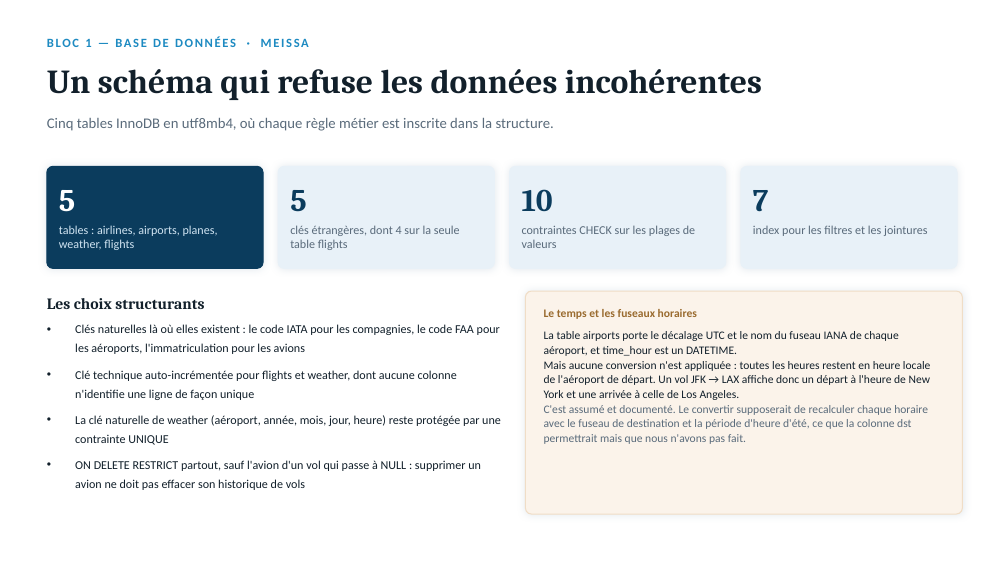
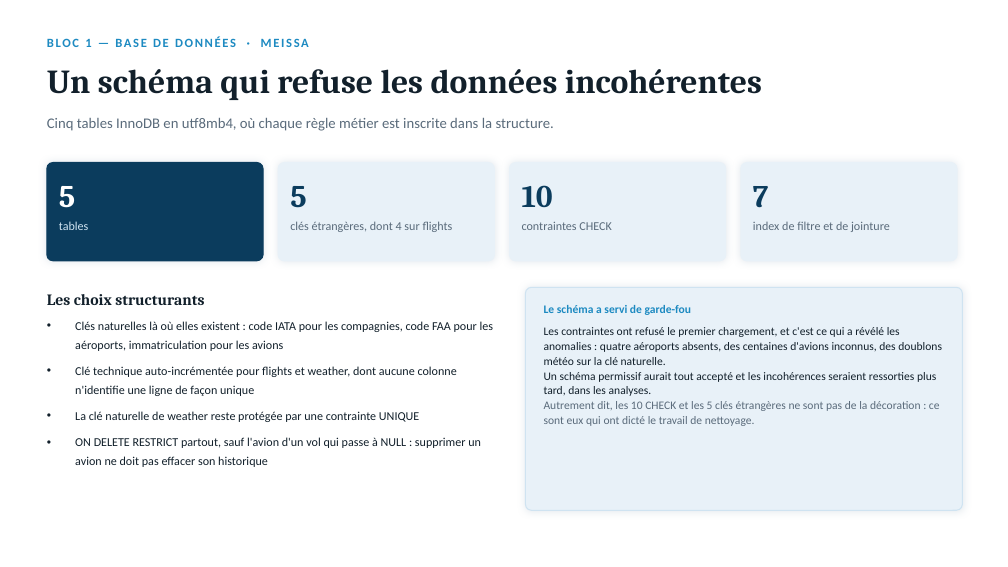
Before and after one commit to Salmabentisse/trafic-aerien-adp, a slide deck: slide 4 of presentation/Trafic_Aerien_ADP_presentation.pptx (slide 5 before the commit). Drawn at 1008x567 pixels with LibreOffice and Linux fonts; fonts in the diff are those of the drawing. Boxes give left, top, right and bottom in pixels: in the first picture for what was removed or moved away, otherwise in the second. Text is boxed around its words. In the diff, an @@ line names an element or a change of style, - is before the commit and + after.

```diff
--- a/presentation/Trafic_Aerien_ADP_presentation.pptx
+++ b/presentation/Trafic_Aerien_ADP_presentation.pptx
@@ rounded rectangle: place and size @@
-rounded rectangle at box(47, 166, 263, 268)
+rounded rectangle at box(47, 163, 263, 261)
@@ proportions changed in 4 elements at box(510, 163, 726, 261), box(741, 163, 957, 261), box(47, 163, 263, 261), box(278, 163, 495, 261) @@
@@ rounded rectangle: place and size @@
-rounded rectangle at box(278, 166, 495, 268)
+rounded rectangle at box(278, 163, 495, 261)
@@ rounded rectangle: place and size @@
-rounded rectangle at box(510, 166, 726, 268)
+rounded rectangle at box(510, 163, 726, 261)
@@ rounded rectangle: place and size @@
-rounded rectangle at box(741, 166, 957, 268)
+rounded rectangle at box(741, 163, 957, 261)
@@ text at box(59, 221, 89, 230): text changed @@
-tables : airlines, airports, planes, weather, flights
+tables
@@ text at box(290, 221, 453, 232): text changed @@
-clés étrangères, dont 4 sur la seule table flights
+clés étrangères, dont 4 sur flights
@@ text at box(522, 222, 611, 230): text changed @@
-contraintes CHECK sur les plages de valeurs
+contraintes CHECK
@@ text at box(753, 222, 890, 232): text changed @@
-index pour les filtres et les jointures
+index de filtre et de jointure
@@ 5 texts, 1 rounded rectangle: place and size @@
-5 texts, 1 rounded rectangle at box(47, 189, 963, 514)
+5 texts, 1 rounded rectangle at box(47, 185, 963, 510)
@@ rounded rectangle at box(526, 287, 963, 510): fill #FBF3EA to #E8F1F8; outline #F0DDC6 1 pt to #CFE3F1 1 pt @@
@@ text at box(75, 321, 494, 351): text changed @@
-• Clés naturelles là où elles existent : le code IATA pour les compagnies, le code FAA pour les aéroports, l'immatriculation pour les avions
+• Clés naturelles là où elles existent : code IATA pour les compagnies, code FAA pour les aéroports, immatriculation pour les avions
@@ text at box(544, 327, 942, 426): text changed @@
-La table airports porte le décalage UTC et le nom du fuseau IANA de chaque aéroport, et time_hour est un DATETIME.
-Mais aucune conversion n'est appliquée : toutes les heures restent en heure locale de l'aéroport de départ. Un vol JFK → LAX affiche donc un départ à l'heure de New York et une arrivée à celle de Los Angeles.
-C'est assumé et documenté. Le convertir supposerait de recalculer chaque horaire avec le fuseau de destination et la période d'heure d'été, ce que la colonne dst permettrait mais que nous n'avons pas fait.
+Les contraintes ont refusé le premier chargement, et c'est ce qui a révélé les anomalies : quatre aéroports absents, des centaines d'avions inconnus, des doublons météo sur la clé naturelle.
+Un schéma permissif aurait tout accepté et les incohérences seraient ressorties plus tard, dans les analyses.
+Autrement dit, les 10 CHECK et les 5 clés étrangères ne sont pas de la décoration : ce sont eux qui ont dicté le travail de nettoyage.
@@ text at box(544, 305, 691, 315): text changed; text colour #9A6B2F to #1D8AC1 @@
-Le temps et les fuseaux horaires
+Le schéma a servi de garde-fou
@@ text at box(75, 411, 481, 467): text changed @@
-• La clé naturelle de weather (aéroport, année, mois, jour, heure) reste protégée par une contrainte UNIQUE
-• ON DELETE RESTRICT partout, sauf l'avion d'un vol qui passe à NULL : supprimer un avion ne doit pas effacer son historique de vols
+• La clé naturelle de weather reste protégée par une contrainte UNIQUE
+• ON DELETE RESTRICT partout, sauf l'avion d'un vol qui passe à NULL : supprimer un avion ne doit pas effacer son historique
```
Also in this commit, not shown: 6 other slides changed, 6 slides added, 12 slides removed, 1 other file.
